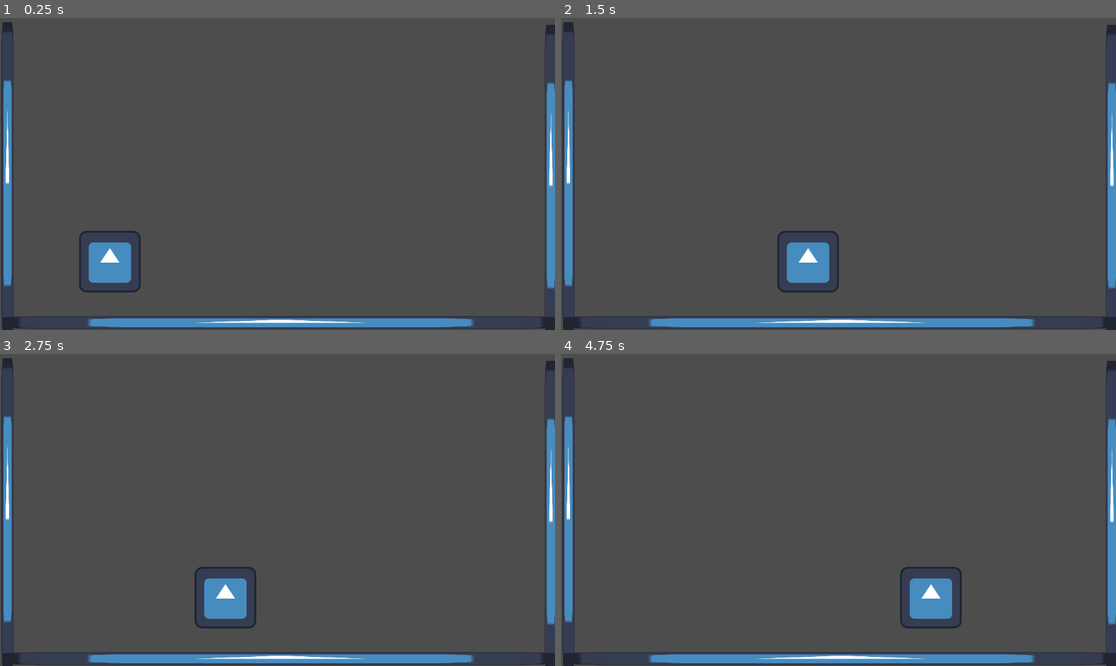
Above: before the commit, frames 1-4 (two rows, left to right).
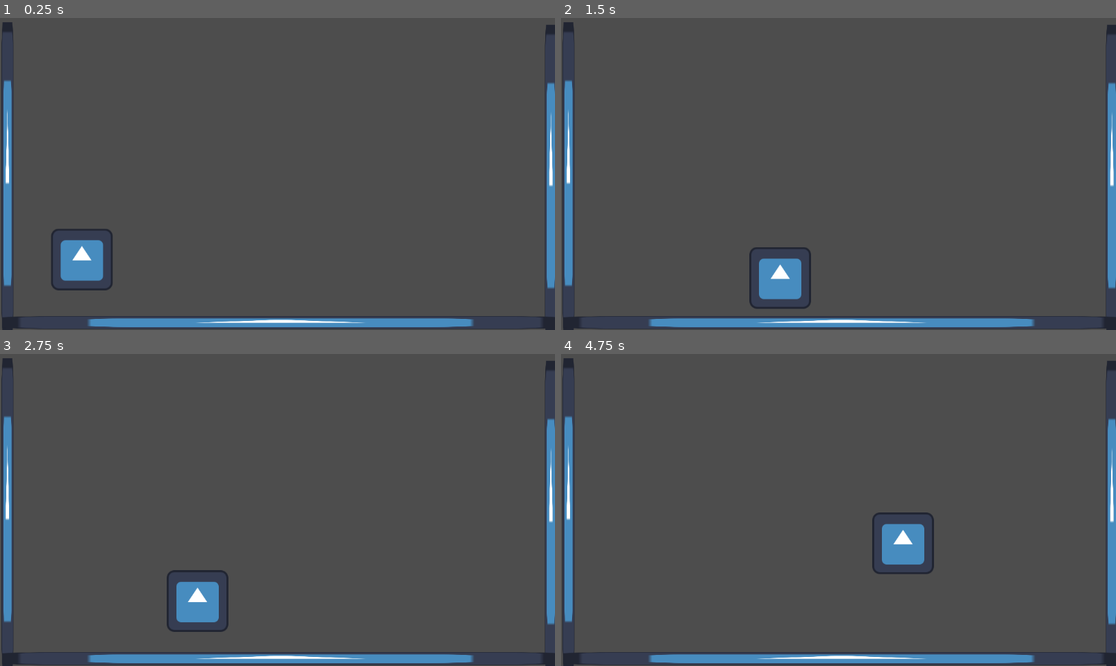
Above: after the commit, the same moments.

Repository: TarikPonciano/Tecnico-Jogos-Digitais-2024.07.9
Game: Godot game, scene res://fase_1.tscn
The game is run twice, just before and just after one commit, with the same random seed, the same clock (stepped at 60 frames per second) and the same inputs. The engine's default icon, where the game draws it, is replaced by a stand-in: a white triangle on a blue panel in a dark square.
Inputs:
- Up to frame 1 (0.25 s): no input
- Up to frame 2 (1.5 s): tap Enter (ui_accept) at 0.5, 0.6, 0.77, 1.07, 1.35 s; hold Right (ui_right) from 0.53 s (still down)
- Up to frame 3 (2.75 s): tap Enter (ui_accept) at 1.52, 1.82, 2.1 s; release Right (ui_right) at 2.03 s; hold Left (ui_left) from 2.03 s (still down)
- Up to frame 4 (4.75 s): release Left (ui_left) at 2.78 s; hold Right (ui_right) 2.78-4.28 s; tap Enter (ui_accept) at 2.85, 3.02, 3.32, 3.6, 3.77, 4.07, 4.35, 4.52 s; hold Left (ui_left) from 4.28 s (still down)

The runs differ from the first frame. In frame 1, 1.8% of the frame differs, in the area x 9-26%, y 67-88%; in frame 2, 2.0%; in frame 3, 1.8%; in frame 4, 2.5%, in the area x 56-73%, y 50-88%.

Commit message:
Pulo Duplo

Diff:
--- a/projeto-dlux/fase_1.tscn
+++ b/projeto-dlux/fase_1.tscn
@@ -1,7 +1,7 @@
 [gd_scene load_steps=6 format=3 uid="uid://da2l3jkg37xou"]
 
 [ext_resource type="Texture2D" uid="uid://cy2wg5sh0bvuy" path="res://icon.svg" id="1_ru54l"]
-[ext_resource type="PackedScene" uid="uid://cqfj0cryurx81" path="res://jogador_v_1.tscn" id="2_5s2kv"]
+[ext_resource type="PackedScene" uid="uid://bwef758il4d1g" path="res://personagem_v_2.tscn" id="2_1uwo1"]
 
 [sub_resource type="RectangleShape2D" id="RectangleShape2D_urf38"]
 size = Vector2(24, 643.5)
@@ -51,5 +51,5 @@
 position = Vector2(11, 217.5)
 shape = SubResource("RectangleShape2D_5s2kv")
 
-[node name="Jogador V1" parent="." instance=ExtResource("2_5s2kv")]
-position = Vector2(228, 506)
+[node name="Personagem V 2" parent="." instance=ExtResource("2_1uwo1")]
+position = Vector2(170, 473)
--- /dev/null
+++ b/projeto-dlux/personagem_v_2.gd
@@ -0,0 +1,31 @@
+extends CharacterBody2D
+
+
+const SPEED = 300.0
+const JUMP_VELOCITY = -400.0
+var pulo_duplo = true #Se for true, pode pular uma segunda vez, se não não pode
+
+
+func _physics_process(delta: float) -> void:
+	# Add the gravity.
+	if not is_on_floor():
+		velocity += get_gravity() * delta
+
+	# Handle jump.
+	if Input.is_action_just_pressed("ui_accept") and is_on_floor():
+		velocity.y = JUMP_VELOCITY
+		pulo_duplo = true
+
+	elif Input.is_action_just_pressed("ui_accept") and pulo_duplo:
+		velocity.y = JUMP_VELOCITY
+		pulo_duplo = false
+
+	# Get the input direction and handle the movement/deceleration.
+	# As good practice, you should replace UI actions with custom gameplay actions.
+	var direction := Input.get_axis("ui_left", "ui_right")
+	if direction:
+		velocity.x = direction * SPEED
+	else:
+		velocity.x = move_toward(velocity.x, 0, SPEED)
+
+	move_and_slide()
--- /dev/null
+++ b/projeto-dlux/personagem_v_2.tscn
@@ -0,0 +1,17 @@
+[gd_scene load_steps=4 format=3 uid="uid://bwef758il4d1g"]
+
+[ext_resource type="Texture2D" uid="uid://cy2wg5sh0bvuy" path="res://icon.svg" id="1_joros"]
+[ext_resource type="Script" path="res://personagem_v_2.gd" id="1_qgu5m"]
+
+[sub_resource type="RectangleShape2D" id="RectangleShape2D_8j7fm"]
+size = Vector2(128, 128)
+
+[node name="Personagem V 2" type="CharacterBody2D"]
+script = ExtResource("1_qgu5m")
+
+[node name="Sprite2D" type="Sprite2D" parent="."]
+texture = ExtResource("1_joros")
+
+[node name="CollisionShape2D" type="CollisionShape2D" parent="."]
+position = Vector2(1, 1)
+shape = SubResource("RectangleShape2D_8j7fm")
--- a/projeto-dlux/project.godot
+++ b/projeto-dlux/project.godot
@@ -12,7 +12,7 @@
 
 config/name="Projeto Dlux"
 run/main_scene="uid://da2l3jkg37xou"
-config/features=PackedStringArray("4.4", "Mobile")
+config/features=PackedStringArray("4.3", "Mobile")
 config/icon="res://icon.svg"
 
 [rendering]
Not shown, added: .DS_Store
